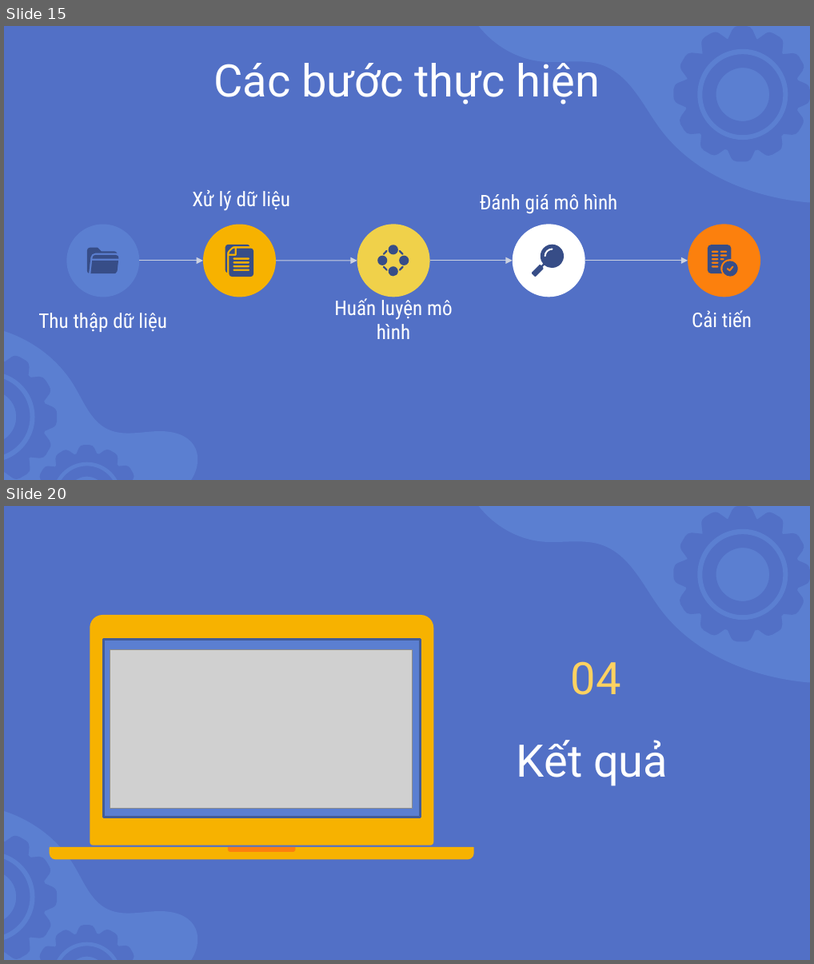
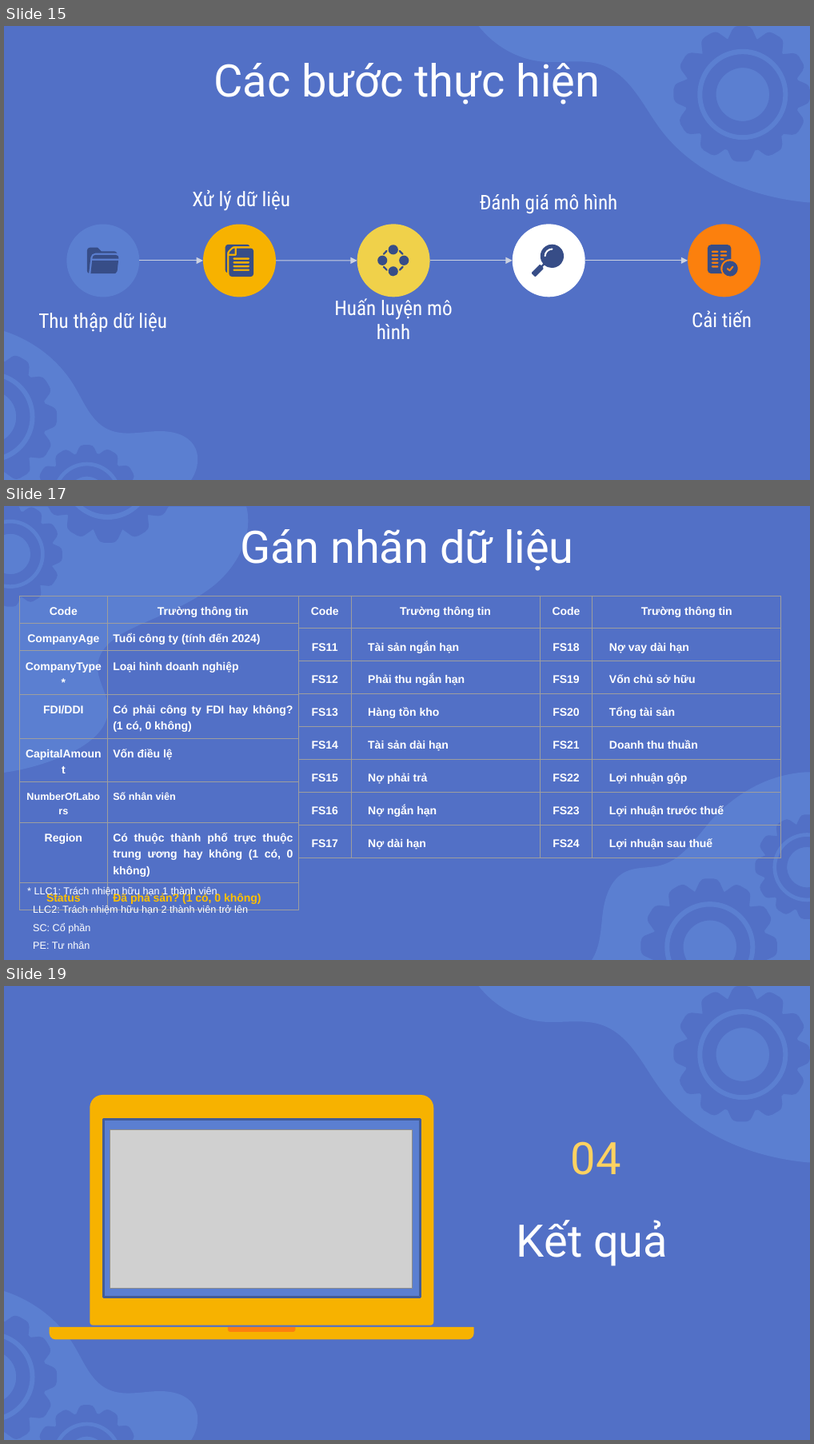
Before and after one commit to nnson0511/ARonML-DM, a slide deck: Slide.pptx. Shown one above the other, each under a label of ours: slides 15 and 20 before the commit, slides 15, 17 and 19 after it; the slides between them are not shown. The pictures are 814x964 and 814x1444 pixels, drawn with LibreOffice and Linux fonts; fonts in the diff are those of the drawing; grey boxes stand for pictures. Boxes give left, top, right and bottom in pixels: in the first picture for what was removed or moved away, otherwise in the second. Text is boxed around its words. In the diff, an @@ line names an element or a change of style, - is before the commit and + after.

```diff
--- a/Slide.pptx
+++ b/Slide.pptx
@@ slide 17 added at [4,506,810,960], background #5270C6 @@
@@ freeform shape added at [4,507,254,773], fill #5B7FD1 @@
@@ group added at [4,506,177,606]: 4 freeform shapes @@
@@ title added at [240,529,574,571], 40 pt, text #FFFFFF @@
+Gán nhãn dữ liệu
@@ table added at [19,596,298,912], 8 rows, 2 columns @@
+Code | Trường thông tin
+CompanyAge | Tuổi công ty (tính đến 2024)
+CompanyType* | Loại hình doanh nghiệp
+FDI/DDI | Có phải công ty FDI hay không? (1 có, 0 không)
+CapitalAmount | Vốn điều lệ
+NumberOfLabors | Số nhân viên
+Region | Có thuộc thành phố trực thuộc trung ương hay không (1 có, 0 không)
+Status | Đã phá sản? (1 có, 0 không)
@@ table added at [298,596,539,856], 8 rows, 2 columns @@
+Code | Trường thông tin
+FS11 | Tài sản ngắn hạn
+FS12 | Phải thu ngắn hạn
+FS13 | Hàng tồn kho
+FS14 | Tài sản dài hạn
+FS15 | Nợ phải trả
+FS16 | Nợ ngắn hạn
+FS17 | Nợ dài hạn
@@ table added at [540,596,782,856], 8 rows, 2 columns @@
+Code | Trường thông tin
+FS18 | Nợ vay dài hạn
+FS19 | Vốn chủ sở hữu
+FS20 | Tổng tài sản
+FS21 | Doanh thu thuần
+FS22 | Lợi nhuận gộp
+FS23 | Lợi nhuận trước thuế
+FS24 | Lợi nhuận sau thuế
@@ freeform shape added at [592,772,810,960], fill #5B7FD1 @@
@@ group added at [641,814,810,960]: 4 freeform shapes @@
@@ text added at [33,886,248,948], 9 pt, text #FFFFFF @@
+* LLC1: Trách nhiệm hữu hạn 1 thành viên
+LLC2: Trách nhiệm hữu hạn 2 thành viên trở lên
+SC: Cổ phần
+PE: Tư nhân
@@ what was slide 20 is now slide 19 @@
```
Also in this commit, not shown: 3 slides changed, 6 other slides added, 4 slides removed.
